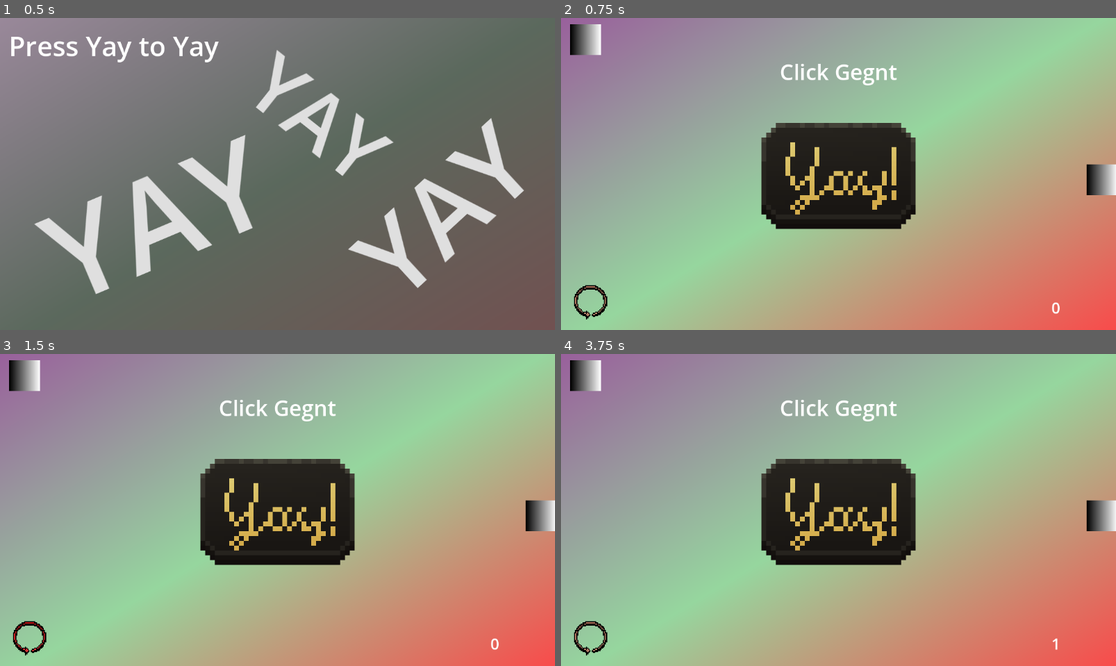
Above: before the commit, frames 1-4 (two rows, left to right).
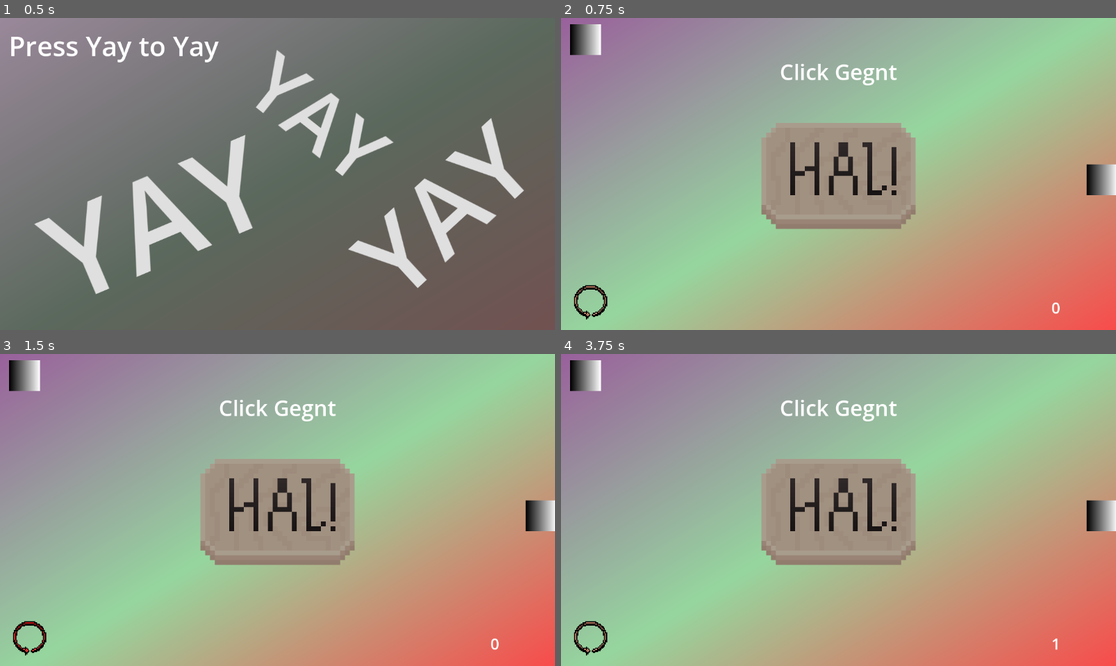
Above: after the commit, the same moments.

Repository: Canopenerdude/GameRaid1
Game: Godot game, scene res://intro_scene.tscn
The game is run twice, just before and just after one commit, with the same random seed, the same clock (stepped at 60 frames per second) and the same inputs.
Inputs (mouse positions are in pixels of both pictures, inside the frame that each line leads up to):
- Up to frame 1 (0.5 s): no input
- Up to frame 2 (0.75 s): click "YAY" at 0.5 s
- Up to frame 3 (1.5 s): click (27, 637) at 1.25 s
- Up to frame 4 (3.75 s): click (1099, 516) at 2 s; click (1099, 516) at 2.75 s; click (838, 513) at 3.5 s

Frame 1 is identical in both runs. In frame 2, 8.6% of the frame differs, in the area x 36-64%, y 33-68%; in frame 3, 8.6%; in frame 4, 8.6%.

Commit message:
Buttons Added

Diff:
--- a/click-yay!/Yay_Middle English.tscn
+++ b/click-yay!/Yay_Middle English.tscn
@@ -1,7 +1,6 @@
 [gd_scene format=3 uid="uid://c4l6f01si1qg1"]
 
-[ext_resource type="Texture2D" uid="uid://ct3iki7engpgn" path="res://yay-button-normal.png" id="1_f71x8"]
-[ext_resource type="Texture2D" uid="uid://ddq1rsf44jqbn" path="res://yay-button-pressed.png" id="2_0w20a"]
+[ext_resource type="Texture2D" uid="uid://bpdc1varxk4di" path="res://medieval-yay-pressed.png" id="1_p74w3"]
 [ext_resource type="Script" uid="uid://bpcjq0jxyqmcq" path="res://texture_button.gd" id="3_l4itf"]
 [ext_resource type="AudioStream" uid="uid://2ylrd2irkmgf" path="res://Audio/youwon.wav" id="4_5oadm"]
 [ext_resource type="Texture2D" uid="uid://di5sd0wapcs58" path="res://reset-transparent.png" id="5_0qsme"]
@@ -17,6 +16,9 @@
 width = 1182
 height = 714
 fill_to = Vector2(1, 1)
+
+[sub_resource type="CompressedTexture2D" id="CompressedTexture2D_p74w3"]
+load_path = "res://.godot/imported/medieval-yay-normal.png-16176e963bc1ad536cbbed0acc3322c4.ctex"
 
 [sub_resource type="LabelSettings" id="LabelSettings_sqhn2"]
 font_size = 45
@@ -52,8 +54,8 @@
 grow_horizontal = 2
 grow_vertical = 2
 scale = Vector2(10, 10)
-texture_normal = ExtResource("1_f71x8")
-texture_pressed = ExtResource("2_0w20a")
+texture_normal = SubResource("CompressedTexture2D_p74w3")
+texture_pressed = ExtResource("1_p74w3")
 script = ExtResource("3_l4itf")
 
 [node name="Alex_Sound" type="AudioStreamPlayer2D" parent="." unique_id=315060128]
--- a/click-yay!/Yay_Norse.tscn
+++ b/click-yay!/Yay_Norse.tscn
@@ -1,7 +1,7 @@
 [gd_scene format=3 uid="uid://c7peoknwoaur0"]
 
-[ext_resource type="Texture2D" uid="uid://ct3iki7engpgn" path="res://yay-button-normal.png" id="1_w7swh"]
-[ext_resource type="Texture2D" uid="uid://ddq1rsf44jqbn" path="res://yay-button-pressed.png" id="2_r6sv3"]
+[ext_resource type="Texture2D" uid="uid://cr1g1s5401f73" path="res://norse-yay-normal.png" id="1_w7swh"]
+[ext_resource type="Texture2D" uid="uid://c3ui62js5vtk8" path="res://norse-yay-pressed.png" id="2_r6sv3"]
 [ext_resource type="Script" uid="uid://bpcjq0jxyqmcq" path="res://texture_button.gd" id="3_u7ryu"]
 [ext_resource type="AudioStream" uid="uid://2ylrd2irkmgf" path="res://Audio/youwon.wav" id="4_r33ly"]
 [ext_resource type="Texture2D" uid="uid://di5sd0wapcs58" path="res://reset-transparent.png" id="5_rdlgu"]
--- a/click-yay!/Yay_Old English.tscn
+++ b/click-yay!/Yay_Old English.tscn
@@ -1,7 +1,7 @@
 [gd_scene format=3 uid="uid://dkmxt5dliwr3d"]
 
-[ext_resource type="Texture2D" uid="uid://ct3iki7engpgn" path="res://yay-button-normal.png" id="1_5pfck"]
-[ext_resource type="Texture2D" uid="uid://ddq1rsf44jqbn" path="res://yay-button-pressed.png" id="2_cxnaj"]
+[ext_resource type="Texture2D" uid="uid://khqh8hg1y86k" path="res://old-yay-normal.png" id="1_5pfck"]
+[ext_resource type="Texture2D" uid="uid://bfb15dtsfxaa" path="res://old-yay-pressed.png" id="2_cxnaj"]
 [ext_resource type="Script" uid="uid://bpcjq0jxyqmcq" path="res://texture_button.gd" id="3_3qs27"]
 [ext_resource type="AudioStream" uid="uid://2ylrd2irkmgf" path="res://Audio/youwon.wav" id="4_a0ktm"]
 [ext_resource type="Texture2D" uid="uid://di5sd0wapcs58" path="res://reset-transparent.png" id="5_npcqr"]
